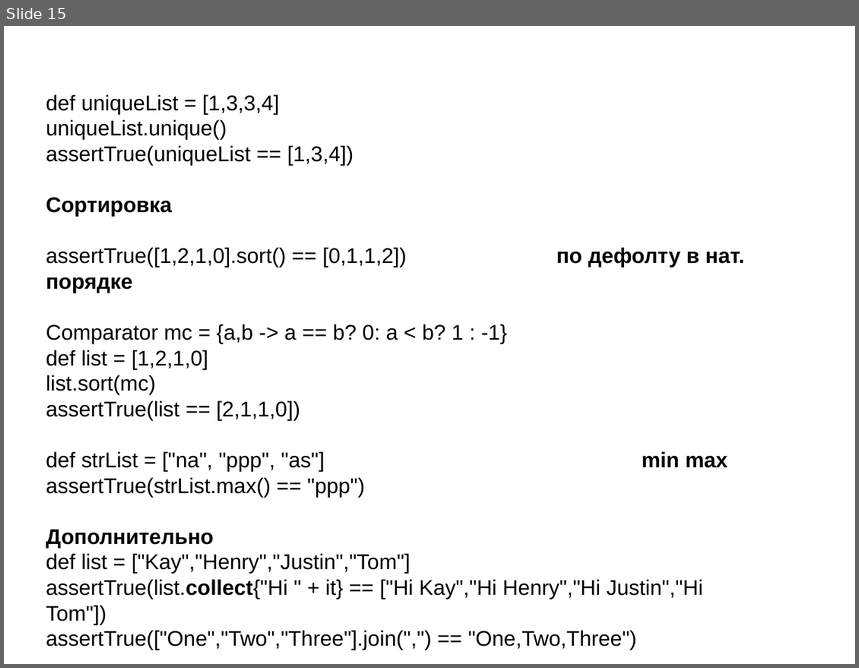
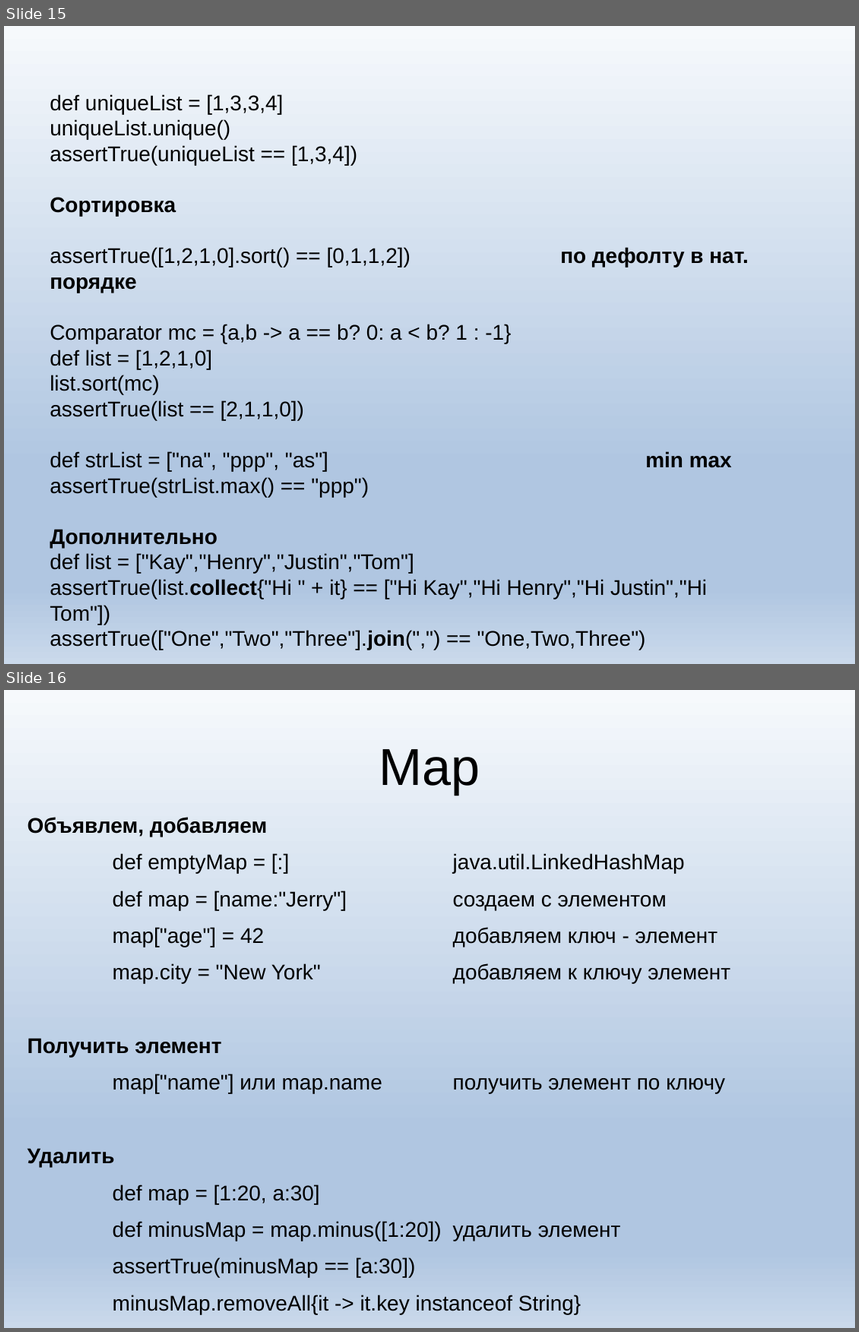
Before and after one commit to KZaharow/groovy, a slide deck: lets groovy.pptx. Shown one above the other, each under a label of ours: slide 15 before the commit, slides 15 and 16 after it. The pictures are 859x668 and 859x1332 pixels, drawn with LibreOffice and Linux fonts; fonts in the diff are those of the drawing; background and template pictures are left out. Boxes give left, top, right and bottom in pixels: in the first picture for what was removed or moved away, otherwise in the second. Text is boxed around its words. In the diff, an @@ line names an element or a change of style, - is before the commit and + after.

```diff
--- a/lets groovy.pptx
+++ b/lets groovy.pptx
@@ slide 16 added at [4, 690, 855, 1328], background gradient #F6F9FC to #B0C6E1 to #CAD9EB @@
@@ title added at [379, 749, 480, 795], 44 pt, text #000000 @@
+Map
@@ text added at [28, 817, 731, 1315], 18 pt, text #000000 @@
+Объявлем, добавляем
+def emptyMap = [:] java.util.LinkedHashMap
+def map = [name:"Jerry"] создаем с элементом
+map["age"] = 42 добавляем ключ - элемент
+map.city = "New York" добавляем к ключу элемент
+Получить элемент
+map["name"] или map.name получить элемент по ключу
+Удалить
+def map = [1:20, a:30]
+def minusMap = map.minus([1:20]) удалить элемент
+assertTrue(minusMap == [a:30])
+minusMap.removeAll{it -> it.key instanceof String}
@@ slide 15 changed as well @@
@@ background picture (left out) to gradient #F6F9FC to #B0C6E1 to #CAD9EB @@
@@ text at [50, 630, 646, 650]: bold on in "assertTrue(["One","Two","Three"].join(",")" @@
```
Also in this commit, not shown: 14 other slides changed, 1 other slide added, 1 other file.
